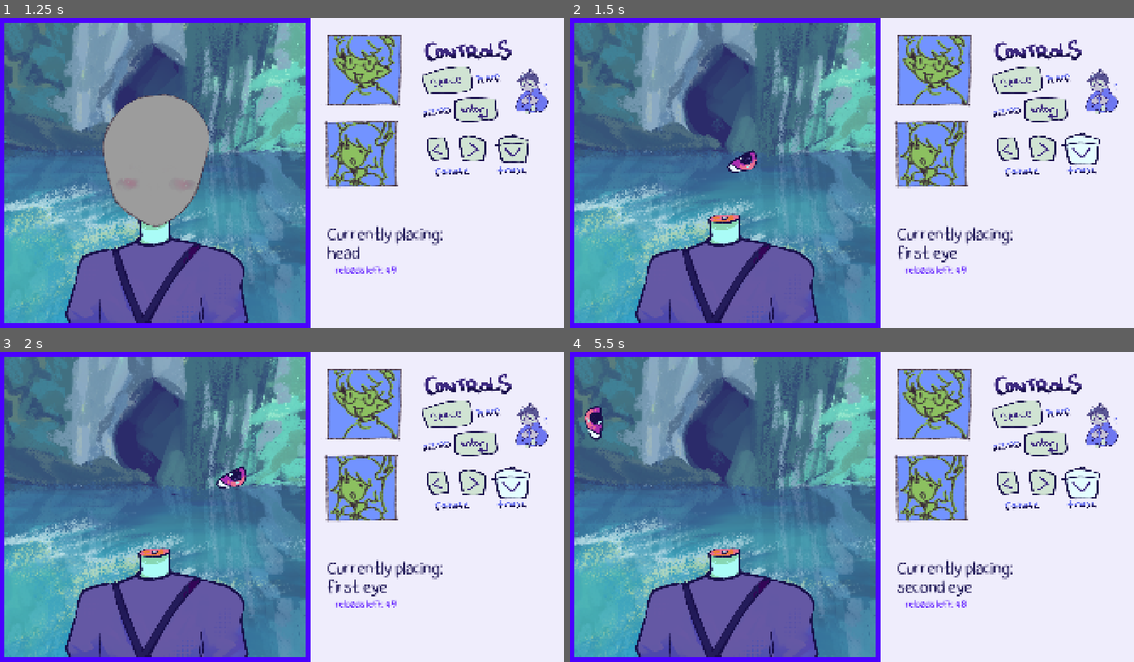
Above: before the commit, frames 1-4 (two rows, left to right).
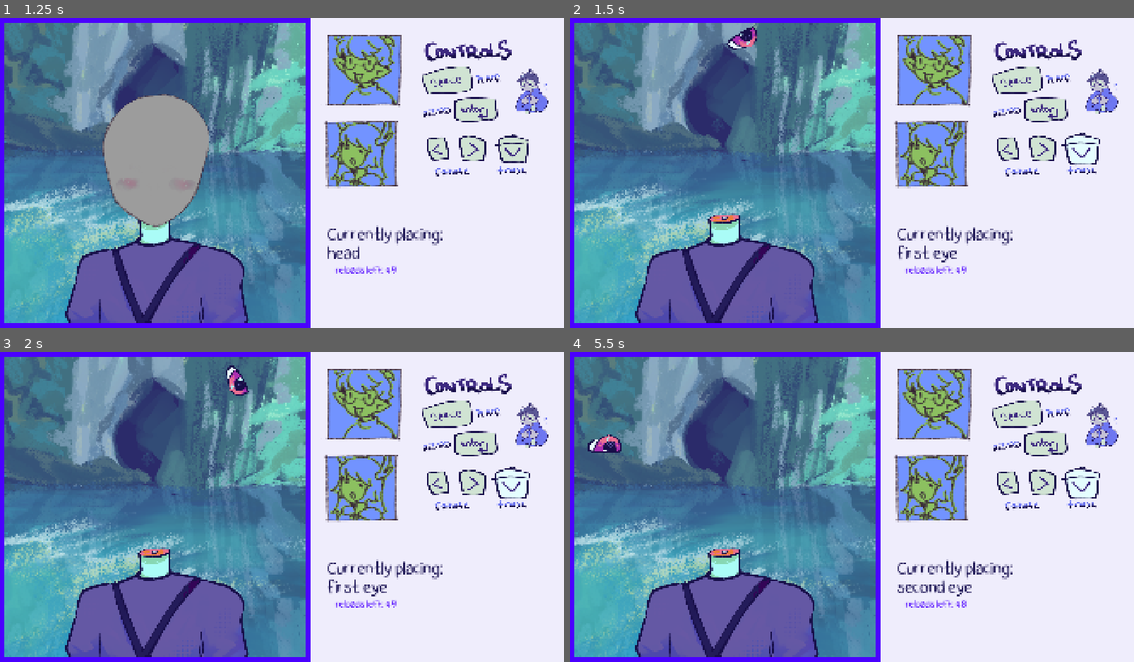
Above: after the commit, the same moments.

Repository: Herbeon/haven-toronto-game
Game: Godot game, scene res://game.tscn
Same seed, same stepped clock (60 frames per second), same inputs: the game is played once before the commit and once after it.
Inputs (mouse positions are in pixels of both pictures, inside the frame that each line leads up to):
- Up to frame 1 (1.25 s): tap Enter (reload) at 0.5 s; move the mouse to (406, 157) at 0.52 s; hold Up from 0.53 s (still down); tap Q (newgame, bound only after the commit) at 0.6 s; click (406, 157) at 0.67 s
- Up to frame 2 (1.5 s): move the mouse to (739, 188) at 1.27 s; release Up at 1.28 s; hold Down (trashbin) from 1.28 s (still down); tap Left (rotate_ccwise) at 1.35 s
- Up to frame 3 (2 s): keep holding Down (trashbin); tap Q (newgame, bound only after the commit) at 1.55 s
- Up to frame 4 (5.5 s): move the mouse to (908, 438) at 2.02 s; release Down (trashbin) at 2.03 s; hold Right (rotate_clockwise) 2.03-2.78 s; hold Up 2.03-3.53 s; tap Q (newgame, bound only after the commit) at 2.3, 2.85, 3.8, 4.55, 5.1 s; move the mouse to (823, 569) at 2.77 s; click (823, 569) at 2.92 s; move the mouse to (1021, 553) at 3.52 s; hold Down (trashbin) from 3.53 s (still down); tap Alt at 3.6 s; tap Enter (reload) at 4.15 s; move the mouse to (682, 460) at 4.27 s; tap Shift at 4.35 s; move the mouse to (880, 507) at 5.02 s; click (880, 507) at 5.17 s

Frame 1 is identical in both runs. In frame 2, 0.5% of the frame differs, in the area x 27-34%, y 2-50%; in frame 3, 0.5%; in frame 4, 0.6%, in the area x 2-10%, y 17-33%.

Commit message:
spawnpoint updates

Diff:
--- a/havenBounceBack/clothesacc.gd
+++ b/havenBounceBack/clothesacc.gd
@@ -11,7 +11,7 @@
 
 
 func start():
-	visual = ["collar1","collar2","ribbon1","coriscarf"].pick_random()
+	visual = ["collar1","collar2","ribbon1","scarf1"].pick_random()
 	$AnimatedSprite2D.play(visual)
 
 	get_node("CollisionShape2Dbig").disabled = true
--- a/havenBounceBack/ear_1.gd
+++ b/havenBounceBack/ear_1.gd
@@ -30,12 +30,12 @@
 
 
 	placing_ear = true
-	position = Vector2(520,520)
+	position = Vector2(520,300)
 
 	var direction_x = randf_range(-1,1)
 	# yay gambling
 
-	var direction_y = randf_range(-0.5,0.5)
+	var direction_y = randf_range(0,1)
 	# yay more gambling
 
 	velocity = Vector2(direction_x,direction_y).normalized() * speed
--- a/havenBounceBack/ear_2.gd
+++ b/havenBounceBack/ear_2.gd
@@ -30,12 +30,12 @@
 
 
 	placing_ear = true
-	position = Vector2(520,520)
+	position = Vector2(520,300)
 
 	var direction_x = randf_range(-1,1)
 	# yay gambling
 
-	var direction_y = randf_range(-0.5,0.5)
+	var direction_y = randf_range(0,1)
 	# yay more gambling
 
 	velocity = Vector2(direction_x,direction_y).normalized() * speed
--- a/havenBounceBack/eye_1.gd
+++ b/havenBounceBack/eye_1.gd
@@ -12,7 +12,7 @@
 func start():
 	visual = ["normal","frown","cori","default","dot"].pick_random()
 	$AnimatedSprite2D.play(visual)
-	position = Vector2(520,520)
+	position = Vector2(520,100)
 	get_node("CollisionShape2D").disabled = false
 
 	if(visual == "dot"):
--- a/havenBounceBack/eye_2.gd
+++ b/havenBounceBack/eye_2.gd
@@ -12,7 +12,7 @@
 func start():
 	visual = ["normal","frown","cori","default","dot"].pick_random()
 	$AnimatedSprite2D.play(visual)
-	position = Vector2(520,520)
+	position = Vector2(520,100)
 	get_node("CollisionShape2D").disabled = false
 
 	if(visual == "dot"):
--- a/havenBounceBack/eyebrow_1.gd
+++ b/havenBounceBack/eyebrow_1.gd
@@ -12,7 +12,7 @@
 func start():
 	visual = ["normal","thick","concerned"].pick_random()
 	$AnimatedSprite2D.play(visual)
-	position = Vector2(520,520)
+	position = Vector2(520,100)
 
 	placing_eb1 = true
 
--- a/havenBounceBack/eyebrow_2.gd
+++ b/havenBounceBack/eyebrow_2.gd
@@ -12,7 +12,7 @@
 func start():
 	visual = ["normal","thick","concerned"].pick_random()
 	$AnimatedSprite2D.play(visual)
-	position = Vector2(520,520)
+	position = Vector2(520,100)
 
 	placing_eb2 = true
 
--- a/havenBounceBack/game.gd
+++ b/havenBounceBack/game.gd
@@ -78,6 +78,8 @@
 	if(Input.is_action_just_pressed("trashbin")):
 		current_part.visible = false
 		current_part.got_paused()
+	#if(Input.is_action_just_pressed("newgame")):
+		#new_game()
 
 
 func new_game():
--- a/havenBounceBack/hairback.gd
+++ b/havenBounceBack/hairback.gd
@@ -22,7 +22,7 @@
 
 
 	placing_hb = true
-	position = Vector2(520,520)
+	position = Vector2(520,200)
 
 	var direction_x = randf_range(-0.5,0.5)
 	# yay gambling
--- a/havenBounceBack/hairfront.gd
+++ b/havenBounceBack/hairfront.gd
@@ -15,7 +15,7 @@
 	$AnimatedSprite2D.play(visual)
 
 	placing_hf = true
-	position = Vector2(520,520)
+	position = Vector2(520,200)
 
 	var direction_x = randf_range(-0.5,0.5)
 	# yay gambling
--- a/havenBounceBack/hat.gd
+++ b/havenBounceBack/hat.gd
@@ -22,7 +22,7 @@
 
 
 	placing_hat = true
-	position = Vector2(520,520)
+	position = Vector2(520,140)
 
 	var direction_x = randf_range(-0.5,0.5)
 	# yay gambling
--- a/havenBounceBack/headacc_1.gd
+++ b/havenBounceBack/headacc_1.gd
@@ -12,7 +12,7 @@
 func start():
 	visual = ["cool","horn","ribbon"].pick_random()
 	$AnimatedSprite2D.play(visual)
-	position = Vector2(520,520)
+	position = Vector2(120,120)
 
 	placing_headacc = true
 
--- a/havenBounceBack/headacc_2.gd
+++ b/havenBounceBack/headacc_2.gd
@@ -12,7 +12,7 @@
 func start():
 	visual = ["cool","horn","ribbon"].pick_random()
 	$AnimatedSprite2D.play(visual)
-	position = Vector2(520,520)
+	position = Vector2(120,120)
 
 	placing_headacc = true
 
--- a/havenBounceBack/project.godot
+++ b/havenBounceBack/project.godot
@@ -57,6 +57,11 @@
 "events": [Object(InputEventKey,"resource_local_to_scene":false,"resource_name":"","device":-1,"window_id":0,"alt_press …(195 unchanged characters)…
 ]
 }
+newgame={
+"deadzone": 0.2,
+"events": [Object(InputEventKey,"resource_local_to_scene":false,"resource_name":"","device":-1,"window_id":0,"alt_pressed":false,"shift_pressed":false,"ctrl_pressed":false,"meta_pressed":false,"pressed":false,"keycode":0,"physical_keycode":81,"key_label":0,"unicode":113,"location":0,"echo":false,"script":null)
+]
+}
 
 [physics]
 
